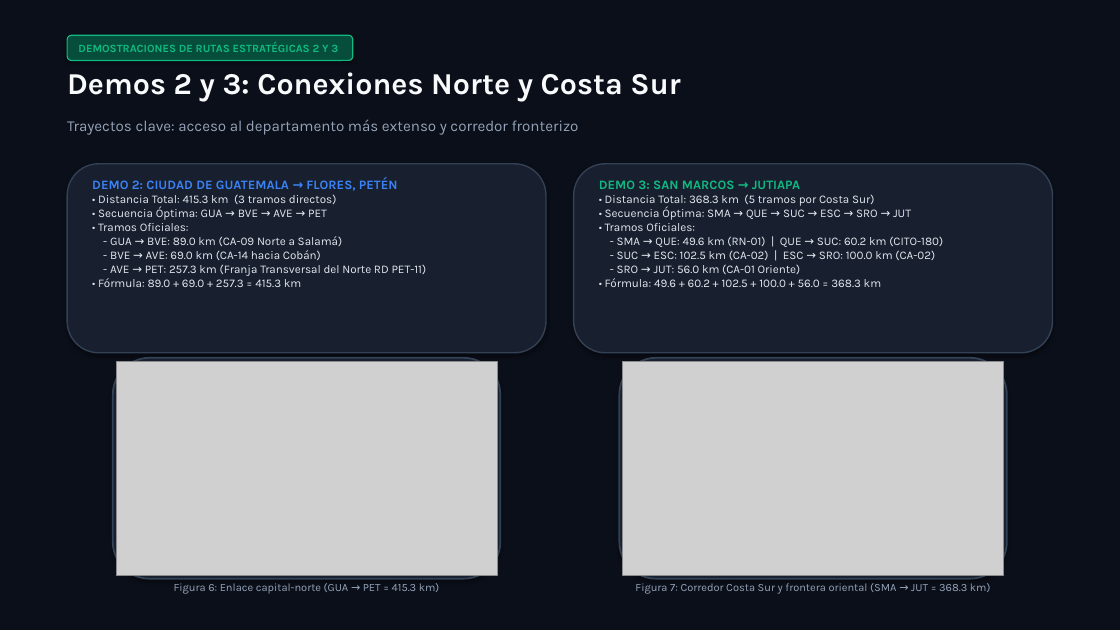
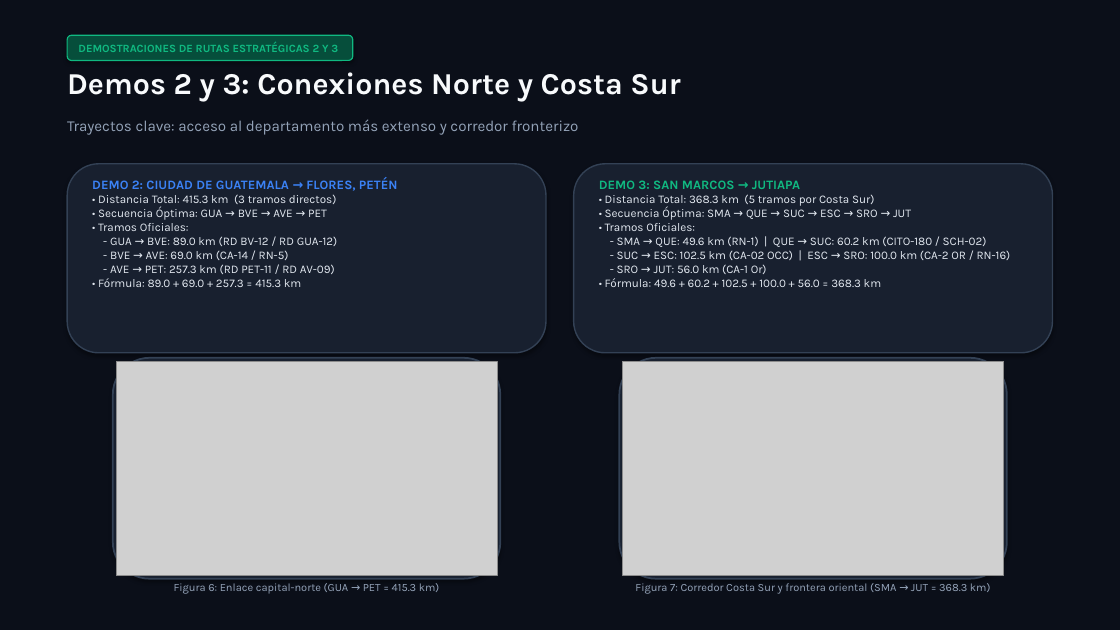
Before and after one commit to Criss-paz/rutaq, a slide deck: slide 7 of docs/proyecto2/presentacion/Presentacion_Transporte_Express.pptx. Drawn at 1120x630 pixels with LibreOffice and Linux fonts; fonts in the diff are those of the drawing; grey boxes stand for pictures. Boxes give left, top, right and bottom in pixels: in the first picture for what was removed or moved away, otherwise in the second. Text is boxed around its words. In the diff, an @@ line names an element or a change of style, - is before the commit and + after.

```diff
--- a/docs/proyecto2/presentacion/Presentacion_Transporte_Express.pptx
+++ b/docs/proyecto2/presentacion/Presentacion_Transporte_Express.pptx
@@ text at (x1=98, y1=194, x2=338, y2=287): text changed @@
-• Distancia Total: 415.3 km (3 tramos directos)
-• Secuencia Óptima: GUA → BVE → AVE → PET
-• Tramos Oficiales:
-- GUA → BVE: 89.0 km (CA-09 Norte a Salamá)
-- BVE → AVE: 69.0 km (CA-14 hacia Cobán)
-- AVE → PET: 257.3 km (Franja Transversal del Norte RD PET-11)
-• Fórmula: 89.0 + 69.0 + 257.3 = 415.3 km
+• Distancia Total: 415.3 km (3 tramos directos)
+• Secuencia Óptima: GUA → BVE → AVE → PET
+• Tramos Oficiales:
+- GUA → BVE: 89.0 km (RD BV-12 / RD GUA-12)
+- BVE → AVE: 69.0 km (CA-14 / RN-5)
+- AVE → PET: 257.3 km (RD PET-11 / RD AV-09)
+• Fórmula: 89.0 + 69.0 + 257.3 = 415.3 km
@@ text at (x1=605, y1=194, x2=1011, y2=287): text changed @@
-• Distancia Total: 368.3 km (5 tramos por Costa Sur)
-• Secuencia Óptima: SMA → QUE → SUC → ESC → SRO → JUT
-• Tramos Oficiales:
-- SMA → QUE: 49.6 km (RN-01) | QUE → SUC: 60.2 km (CITO-180)
-- SUC → ESC: 102.5 km (CA-02) | ESC → SRO: 100.0 km (CA-02)
-- SRO → JUT: 56.0 km (CA-01 Oriente)
-• Fórmula: 49.6 + 60.2 + 102.5 + 100.0 + 56.0 = 368.3 km
+• Distancia Total: 368.3 km (5 tramos por Costa Sur)
+• Secuencia Óptima: SMA → QUE → SUC → ESC → SRO → JUT
+• Tramos Oficiales:
+- SMA → QUE: 49.6 km (RN-1) | QUE → SUC: 60.2 km (CITO-180 / SCH-02)
+- SUC → ESC: 102.5 km (CA-02 OCC) | ESC → SRO: 100.0 km (CA-2 OR / RN-16)
+- SRO → JUT: 56.0 km (CA-1 Or)
+• Fórmula: 49.6 + 60.2 + 102.5 + 100.0 + 56.0 = 368.3 km
```
Also in this commit, not shown: 7 other slides changed, 2 other files.
